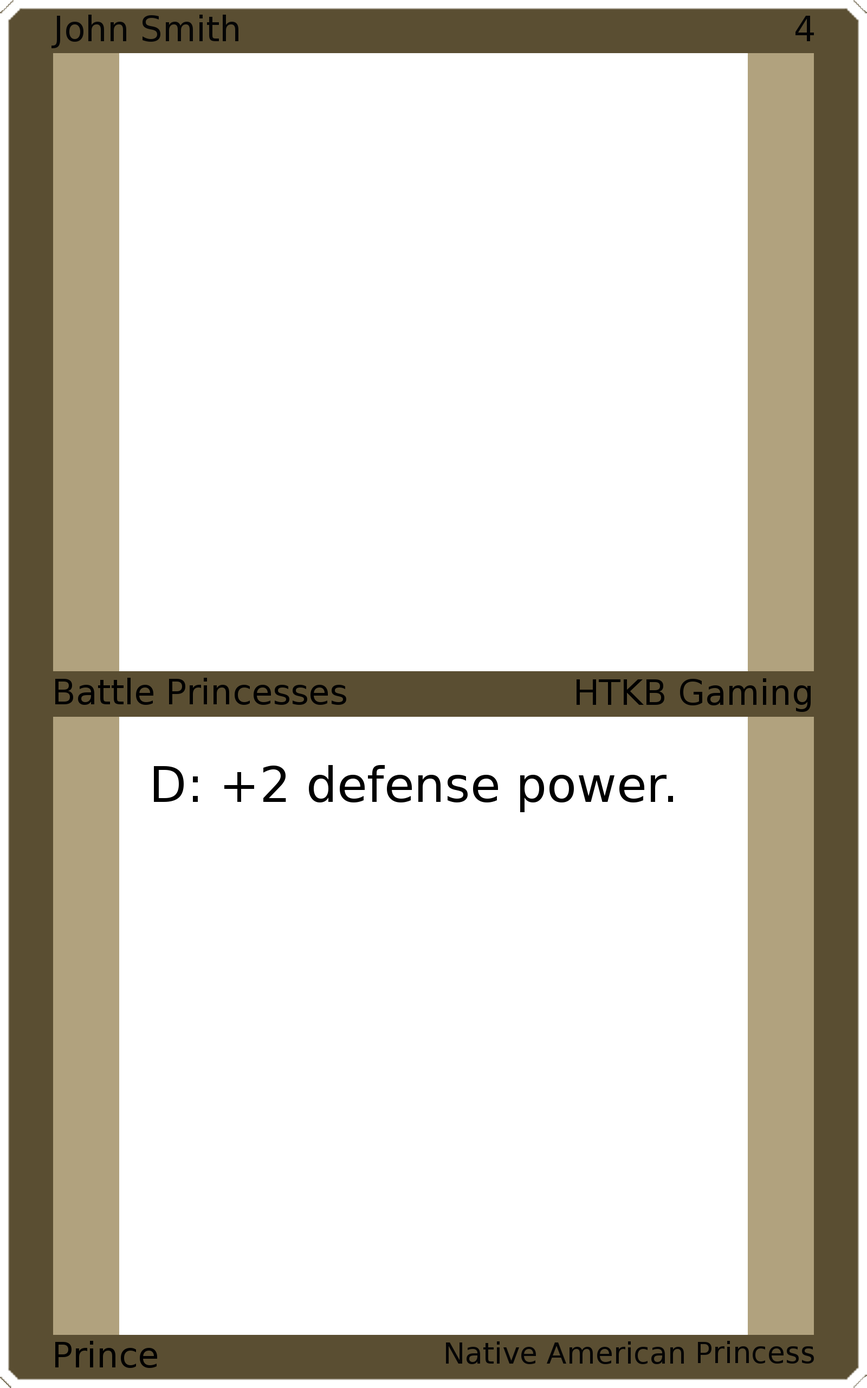
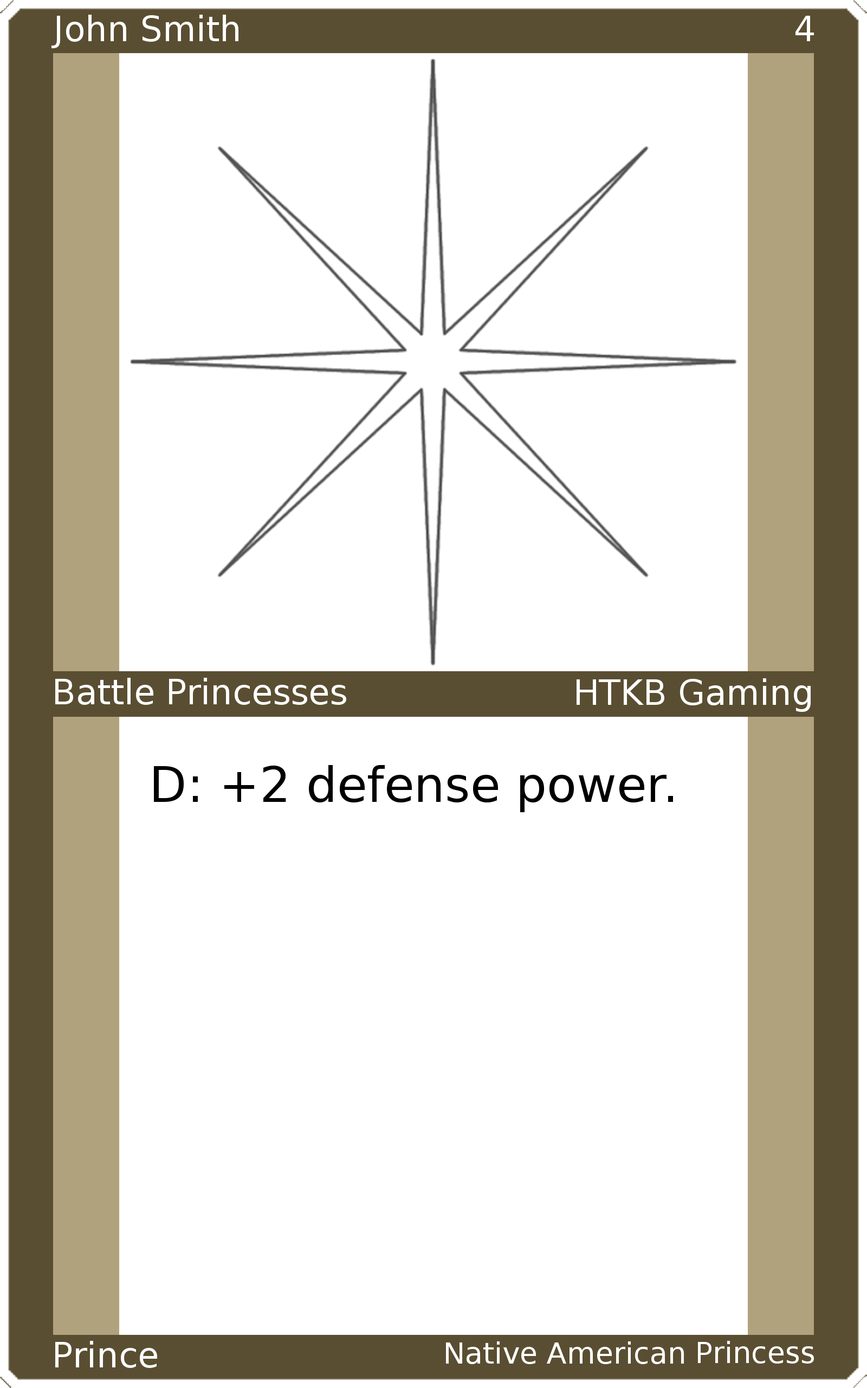
Layers edited between the first and the second 867 x 1388 image:
painted on "Upper Left" over (51, 14, 239, 49)
painted on "Upper Right" over (795, 15, 815, 42)
painted on "Mid Left" over (55, 677, 347, 705)
painted on "Mid Right" over (576, 678, 811, 712)
painted on "Bottom Left" over (55, 1340, 158, 1368)
painted on "Bottom Right" over (446, 1340, 815, 1364)
added layer "Art" above "Top Background" over (129, 57, 738, 666)
